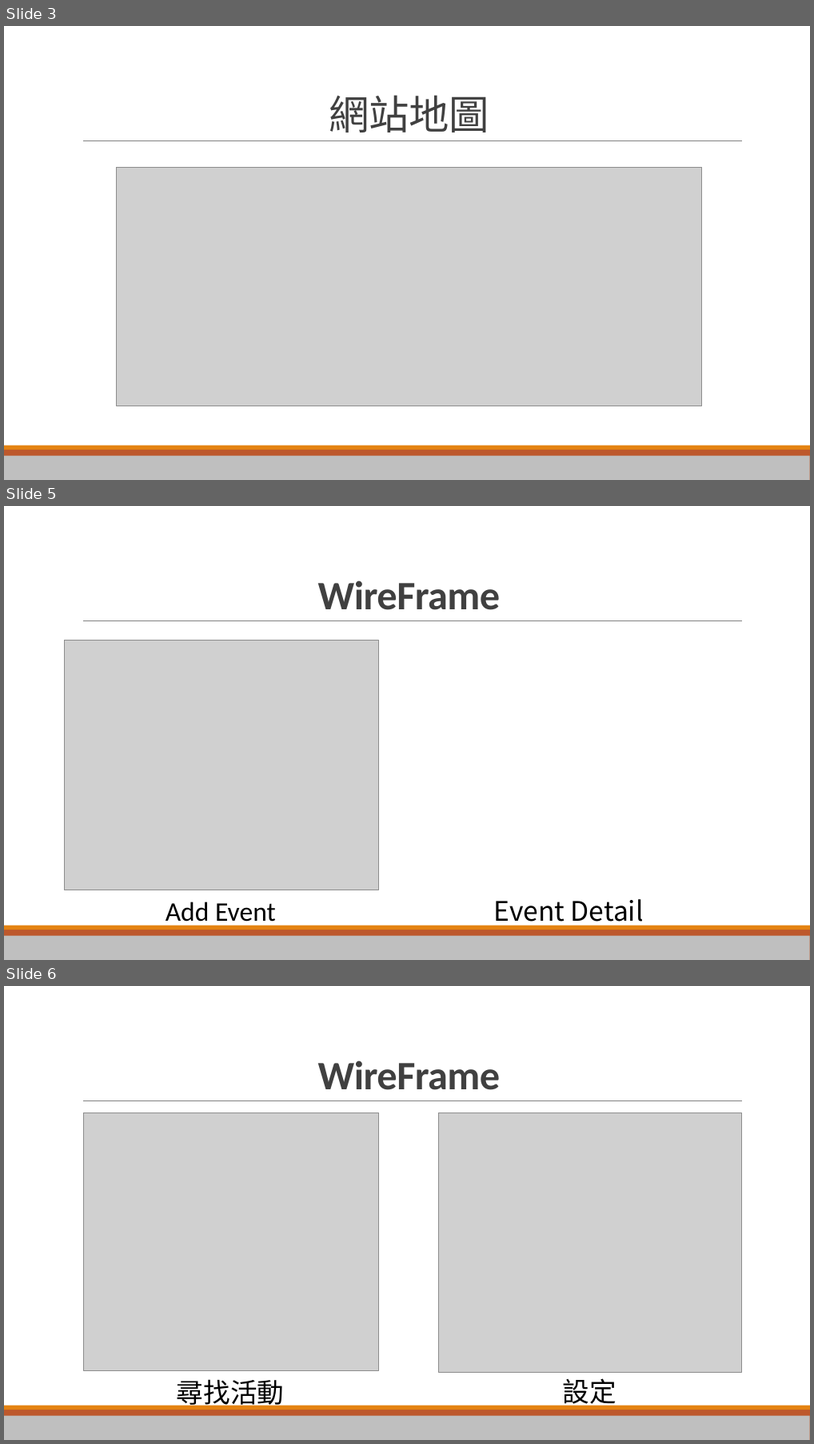
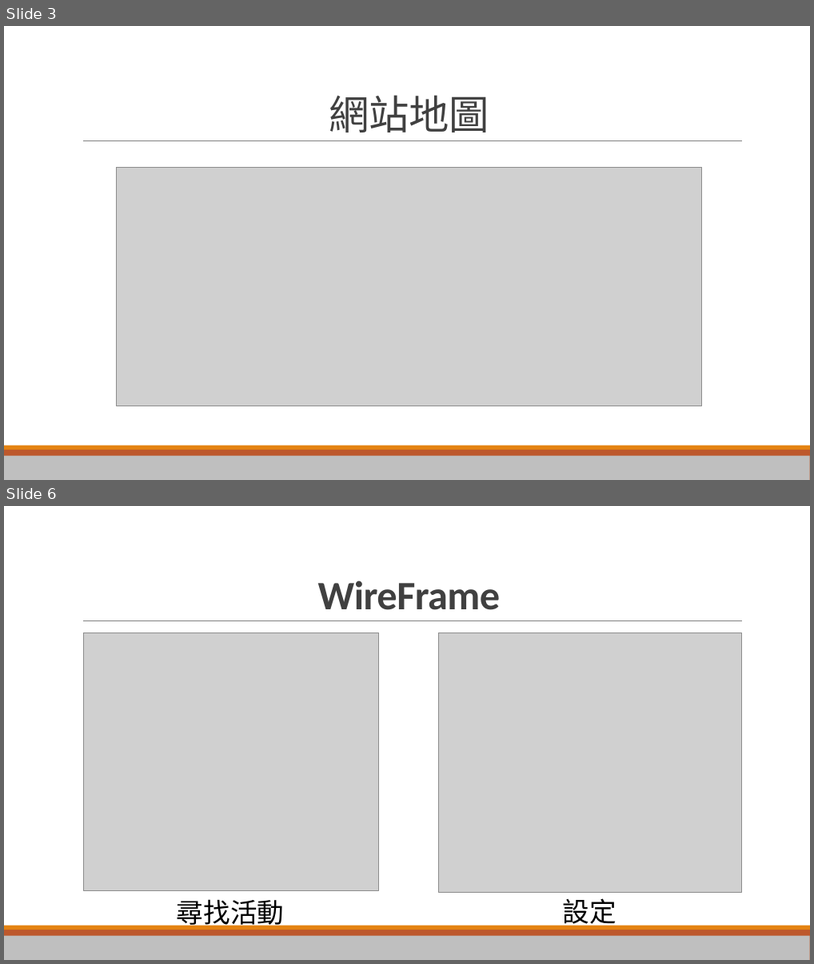
Before and after one commit to FredChen50215/midProject, a slide deck: iCalendar.pptx. Shown one above the other, each under a label of ours: slides 3, 5 and 6 before the commit, slides 3 and 6 after it; the slides between them are not shown. The pictures are 814x1444 and 814x964 pixels, drawn with LibreOffice and Linux fonts; fonts in the diff are those of the drawing; grey boxes stand for pictures. Boxes give left, top, right and bottom in pixels: in the first picture for what was removed or moved away, otherwise in the second. Text is boxed around its words. In the diff, an @@ line names an element or a change of style, - is before the commit and + after.

```diff
--- a/iCalendar.pptx
+++ b/iCalendar.pptx
@@ slide 5 removed at [4,506,810,960], background #FFFFFF; not listed: 4 template elements that a slide beside it also shows @@
@@ title removed at [318,580,501,610] @@
-WireFrame
@@ picture removed at [65,640,379,890] @@
@@ text removed at [166,901,276,927] @@
-Add Event
@@ text removed at [494,899,644,928] @@
-Event Detail
```
Also in this commit, not shown: 5 slides changed, 1 slide added, 1 other file.
